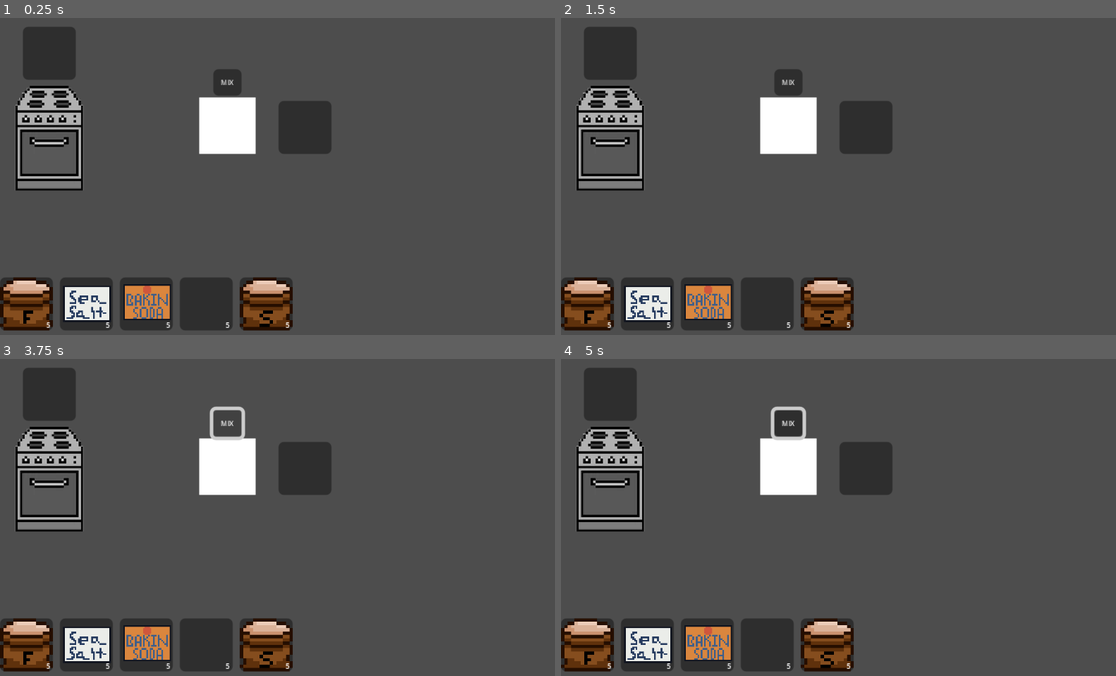
Above: before the commit, frames 1-4 (two rows, left to right).
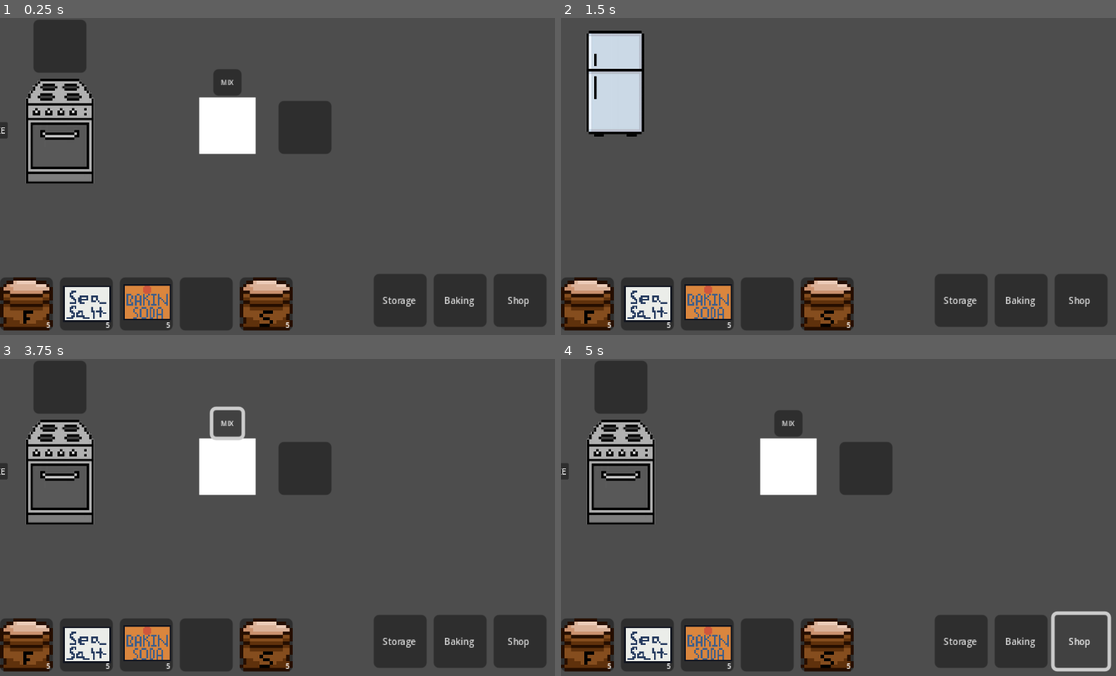
Above: after the commit, the same moments.

Repository: amusci/sweet-treat
Game: Godot game, scene res://Scenes/Areas/bakery_playground.tscn
Two runs of this game, one before a commit and one after it. Both use one fixed random seed, a clock stepped at 60 frames per second and the inputs below.
Inputs (mouse positions are in pixels of both pictures, inside the frame that each line leads up to):
- Up to frame 1 (0.25 s): no input
- Up to frame 2 (1.5 s): click (960, 300) at 0.5 s, where only the run after the commit has a clickable "Storage"; click (960, 300) at 1.25 s, where only the run after the commit has a clickable "Storage"
- Up to frame 3 (3.75 s): click (460, 641) at 2 s, where only the run after the commit has a clickable "Baking"; click (460, 641) at 2.75 s, where only the run after the commit has a clickable "Baking"; click "MIX" at 3.5 s
- Up to frame 4 (5 s): click (1082, 641) at 4.25 s, where only the run after the commit has a clickable "Shop"

The runs differ from the first frame. In frame 1, 8.8% of the frame differs, in the area x 0-99%, y 0-98%; in frame 2, 13%, in the area x 2-99%, y 2-98%; in frame 3, 8.8%; in frame 4, 8.1%.

Commit message:
Scene Changing + INVENTORY SLOTS ARE BEING SAVED!!!
Machines are put into the "machines" group
InventorySlots are now put into "inventory_slots" group

InventoryManager singleton saves and retrieves the inventoryslot data

SceneButtons.gd allows the scene switching as well as saving and restoring inventory slots on ready

Diff:
--- /dev/null
+++ b/Scenes/Areas/bakery_playground.gd
@@ -0,0 +1 @@
+extends Node2D
--- a/Scenes/Areas/bakery_playground.tscn
+++ b/Scenes/Areas/bakery_playground.tscn
@@ -1,13 +1,16 @@
-[gd_scene load_steps=4 format=3 uid="uid://jrswjeeueyee"]
+[gd_scene load_steps=6 format=3 uid="uid://jrswjeeueyee"]
 
+[ext_resource type="Script" uid="uid://dkukyysvvs3cp" path="res://Scenes/Areas/bakery_playground.gd" id="1_0sb6y"]
 [ext_resource type="PackedScene" uid="uid://q1v1svbbga3m" path="res://Scenes/NonUpgradables/tablehotbar/hotbar.tscn" id="2_sqe8n"]
 [ext_resource type="PackedScene" uid="uid://b85a3mf75arf7" path="res://Scenes/Machines/mixing_station.tscn" id="3_ff7m2"]
 [ext_resource type="PackedScene" uid="uid://cgltvgu28fltw" path="res://Scenes/Machines/oven.tscn" id="3_gyj70"]
+[ext_resource type="PackedScene" uid="uid://b8rhowa3gudpk" path="res://Scenes/SceneSwitching/SceneButtons.tscn" id="4_gf4qy"]
 
 [node name="BakeryPlayground" type="Node2D"]
+script = ExtResource("1_0sb6y")
 
 [node name="Oven" parent="." instance=ExtResource("3_gyj70")]
-position = Vector2(27, 68)
+position = Vector2(33, 64)
 
 [node name="Hotbar" parent="." instance=ExtResource("2_sqe8n")]
 anchors_preset = 0
@@ -22,3 +25,9 @@
 
 [node name="MixingStation" parent="." instance=ExtResource("3_ff7m2")]
 position = Vector2(129, 61)
+
+[node name="SceneButtons" parent="." instance=ExtResource("4_gf4qy")]
+offset_left = 212.0
+offset_top = 145.0
+offset_right = 310.0
+offset_bottom = 175.0
--- /dev/null
+++ b/Scenes/Areas/storage_playground.tscn
@@ -0,0 +1,22 @@
+[gd_scene load_steps=4 format=3 uid="uid://c3e01muplx18p"]
+
+[ext_resource type="PackedScene" uid="uid://b8rhowa3gudpk" path="res://Scenes/SceneSwitching/SceneButtons.tscn" id="1_5ysot"]
+[ext_resource type="PackedScene" uid="uid://q1v1svbbga3m" path="res://Scenes/NonUpgradables/tablehotbar/hotbar.tscn" id="2_4lbp4"]
+[ext_resource type="PackedScene" uid="uid://m07v5i1n8ugu" path="res://Scenes/Machines/fridge.tscn" id="3_48a00"]
+
+[node name="StoragePlayground" type="Node2D"]
+
+[node name="SceneButtons" parent="." instance=ExtResource("1_5ysot")]
+offset_left = 212.0
+offset_top = 145.0
+offset_right = 310.0
+offset_bottom = 175.0
+
+[node name="Hotbar" parent="." instance=ExtResource("2_4lbp4")]
+offset_left = -77.0
+offset_top = 147.0
+offset_right = 243.0
+offset_bottom = 177.0
+
+[node name="Fridge" parent="." instance=ExtResource("3_48a00")]
+position = Vector2(31, 38)
--- a/Scenes/Machines/dry_storage.tscn
+++ b/Scenes/Machines/dry_storage.tscn
@@ -1,9 +1,7 @@
-[gd_scene load_steps=5 format=3 uid="uid://be6ih76u65jfa"]
+[gd_scene load_steps=3 format=3 uid="uid://be6ih76u65jfa"]
 
 [ext_resource type="PackedScene" uid="uid://dfseuxorrds8m" path="res://Scenes/NonUpgradables/tablehotbar/inventory_slot.tscn" id="1_t70tn"]
 [ext_resource type="PackedScene" uid="uid://q1v1svbbga3m" path="res://Scenes/NonUpgradables/tablehotbar/hotbar.tscn" id="1_x157y"]
-[ext_resource type="Resource" uid="uid://b5gvgfhupsx1o" path="res://Resources/IngredientResources/dryIngredientResources/flour.tres" id="2_t4mjk"]
-[ext_resource type="Resource" uid="uid://dck7jlw3lmsvy" path="res://Resources/IngredientResources/dryIngredientResources/sugar.tres" id="3_vxmps"]
 
 [node name="DryStorage" type="Control"]
 layout_mode = 3
@@ -25,12 +23,10 @@
 
 [node name="Slot" parent="UI/GridContainer" instance=ExtResource("1_t70tn")]
 layout_mode = 2
-ingredient = ExtResource("2_t4mjk")
 amount = 5
 
 [node name="Slot3" parent="UI/GridContainer" instance=ExtResource("1_t70tn")]
 layout_mode = 2
-ingredient = ExtResource("3_vxmps")
 amount = 10
 
 [node name="Slot4" parent="UI/GridContainer" instance=ExtResource("1_t70tn")]
--- a/Scenes/NonUpgradables/tablehotbar/hotbar.tscn
+++ b/Scenes/NonUpgradables/tablehotbar/hotbar.tscn
@@ -37,7 +37,6 @@
 
 [node name="Slot4" parent="." instance=ExtResource("2_wps2s")]
 layout_mode = 2
-amount = 5
 
 [node name="Slot5" parent="." instance=ExtResource("2_wps2s")]
 layout_mode = 2
--- a/Scenes/NonUpgradables/tablehotbar/inventory_slot.gd
+++ b/Scenes/NonUpgradables/tablehotbar/inventory_slot.gd
@@ -27,6 +27,11 @@
 static var is_right_click_mode = false # if the drag is right click initated
 
 func _ready():
+
+	# Add slot to group
+	add_to_group("inventory_slots")
+	print("Added slot to group: ", get_path())
+
 	# Connect GUI input to handle mouse clicks
 	gui_input.connect(_on_gui_input)
 
--- a/Scenes/SceneSwitching/SceneButtons.tscn
+++ b/Scenes/SceneSwitching/SceneButtons.tscn
@@ -1,8 +1,11 @@
-[gd_scene load_steps=2 format=3 uid="uid://b8rhowa3gudpk"]
+[gd_scene load_steps=3 format=3 uid="uid://b8rhowa3gudpk"]
+
+[ext_resource type="Script" uid="uid://dr1t6bhkv1103" path="res://Scenes/SceneSwitching/scene_buttons.gd" id="1_nqkf7"]
 
 [sub_resource type="Theme" id="Theme_jk4ue"]
 
 [node name="SceneButtons" type="HBoxContainer"]
+script = ExtResource("1_nqkf7")
 
 [node name="StorageButton" type="Button" parent="."]
 custom_minimum_size = Vector2(30, 30)
@@ -25,3 +28,6 @@
 theme_override_font_sizes/font_size = 5
 text = "Shop
 "
+
+[connection signal="pressed" from="StorageButton" to="." method="_on_storage_button_pressed"]
+[connection signal="pressed" from="BakingButton" to="." method="_on_baking_button_pressed"]
--- /dev/null
+++ b/Scenes/SceneSwitching/scene_buttons.gd
@@ -0,0 +1,16 @@
+extends HBoxContainer
+
+func _on_baking_button_pressed():
+	InventoryManager.save_all_inventory_slots()
+	get_tree().change_scene_to_file("res://Scenes/Areas/bakery_playground.tscn")
+
+func _on_storage_button_pressed():
+	InventoryManager.save_all_inventory_slots()
+	get_tree().change_scene_to_file("res://Scenes/Areas/storage_playground.tscn")
+
+func _ready():
+	# Wait for all nodes to be ready, then restore inventory
+	call_deferred("restore_inventory")
+
+func restore_inventory():
+	InventoryManager.restore_all_inventory_slots()
--- a/Scripts/MachineClasses/Machine.gd
+++ b/Scripts/MachineClasses/Machine.gd
@@ -14,6 +14,7 @@
 var recipe_folder_path: String = "" # Path to recipes for this machine type
 
 func _ready():
+	add_to_group("machines") # Add machine to machines group
 	# Common setup for all machines
 	input_event.connect(_on_input_event)
 
--- /dev/null
+++ b/Scripts/Singleton/InventoryManager.gd
@@ -0,0 +1,55 @@
+extends Node
+
+var saved_slots: Dictionary = {} # Dictionary to hold save data
+const containers : Array = ["Hotbar"] # If we have more containers add it here but i dont think we will?
+
+func save_all_inventory_slots():
+	# Find all inventory slots in the group
+	print("=== SAVING INVENTORY ===")
+	var slots = get_tree().get_nodes_in_group("inventory_slots")
+	#print("Found ", slots.size(), " slots in group")
+	for slot in slots:
+		if slot is InventorySlot:
+			var slot_id = _get_slot_identifier(slot) # Get the slot
+			#print("Saving slot: ", slot_id, " Item: ", slot.item, " Amount: ", slot.amount)
+			saved_slots[slot_id] = { # Append slot to dictionary
+				"item": slot.item,
+				"amount": slot.amount
+			}
+
+	print("Total saved slots: ", saved_slots.size())
+
+func restore_all_inventory_slots():
+	# Restore slots based on save data
+	print("=== RESTORING INVENTORY ===")
+	await get_tree().process_frame # BEFORE THE PROCESS RUNS
+	var slots = get_tree().get_nodes_in_group("inventory_slots") # Get the inventory_slots group
+	#print("Found ", slots.size(), " slots in group for restore")
+	#print("Have ", saved_slots.size(), " saved slots")
+	for slot in slots:
+		if slot is InventorySlot:
+			var slot_id = _get_slot_identifier(slot) # Find the slot ID
+			if saved_slots.has(slot_id):
+				var data = saved_slots[slot_id] # Restore the data in the slot from the saved data
+				#print("Restoring slot: ", slot_id, " Item: ", data.item, " Amount: ", data.amount)
+				slot.item = data.item
+				slot.amount = data.amount
+			else:
+				print("No saved data for slot: ", slot_id)
+
+func _get_slot_identifier(slot) -> String:
+	# Helper function to get the Parent.Slot
+
+	if "slot_id" in slot and slot.slot_id != "":
+		return slot.slot_id
+	var current = slot.get_parent()
+	while current != null and current.name != "root":
+		# Check if this node is in the machines group
+		if current.is_in_group("machines"):
+			return current.name + "." + slot.name
+		# Check if node is in containers
+		if current.name in containers:
+			return current.name + "." + slot.name
+		current = current.get_parent()
+	# Fallback
+	return slot.get_parent().name + "." + slot.name
--- a/project.godot
+++ b/project.godot
@@ -19,6 +19,7 @@
 
 DataManager="*res://Scripts/Singleton/DataManager.gd"
 Money="*res://Scripts/Singleton/Money.gd"
+InventoryManager="*res://Scripts/Singleton/InventoryManager.gd"
 
 [display]
 
Not shown, added: Scenes/Areas/bakery_playground.gd.uid
Not shown, added: Scenes/SceneSwitching/scene_buttons.gd.uid
Not shown, added: Scripts/Singleton/InventoryManager.gd.uid
